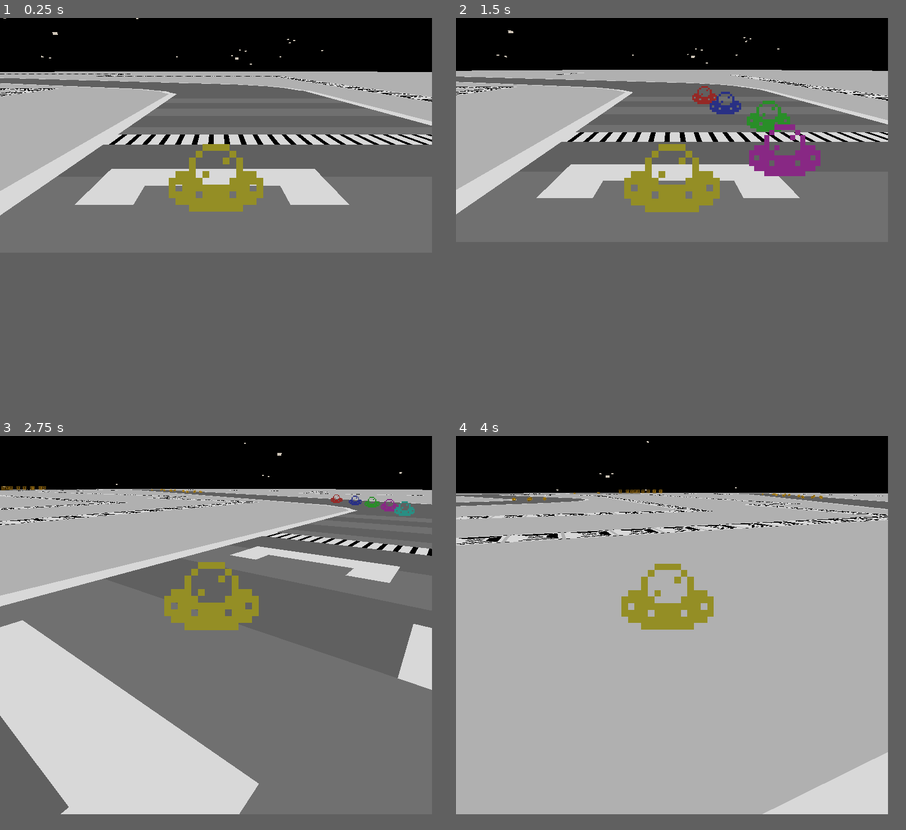
Above: before the commit, frames 1-4 (two rows, left to right).
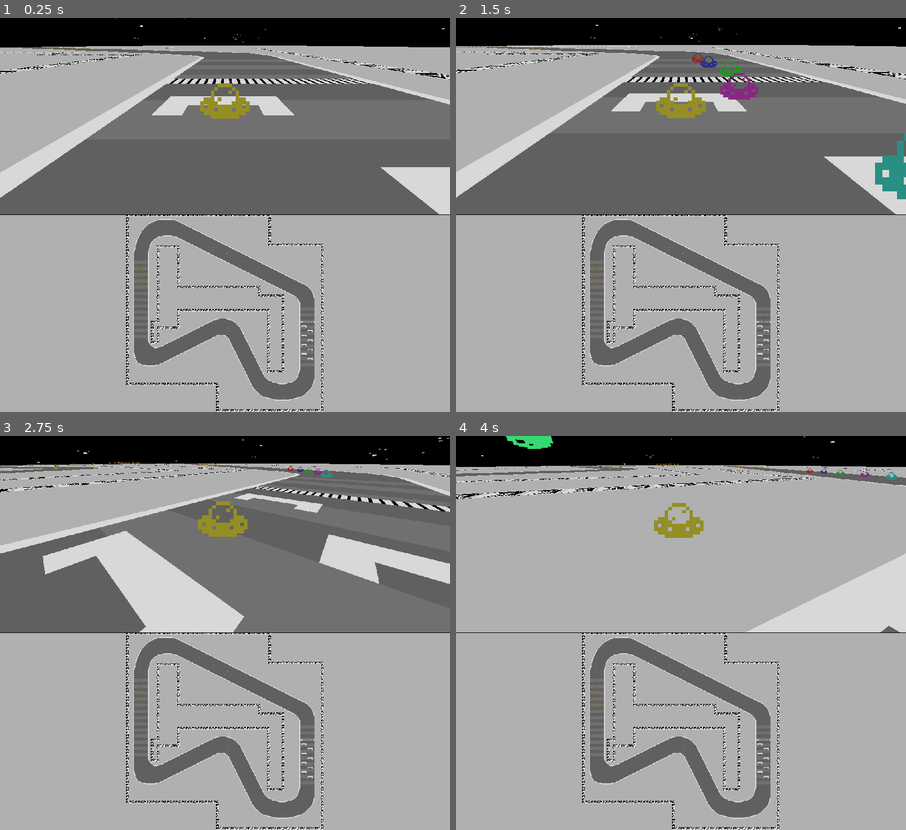
Above: after the commit, the same moments.

Repository: puzzud/MizJam1
Game: Godot game, scene res://Scenes/Game.tscn
Same seed, same stepped clock (60 frames per second), same inputs: the game is played once before the commit and once after it.
Inputs:
- Up to frame 1 (0.25 s): no input
- Up to frame 2 (1.5 s): hold D (game_turn_right) 0.53-1.28 s; hold S (game_brake) from 1.28 s (still down)
- Up to frame 3 (2.75 s): release S (game_brake) at 2.03 s; hold D (game_turn_right) from 2.03 s (still down)
- Up to frame 4 (4 s): release D (game_turn_right) at 2.78 s; hold Space (game_accelerate) 2.78-3.53 s; hold A (game_turn_left) from 3.53 s (still down)
In our replay, the window is 768x672 before the commit and 800x700 after it. These sizes can differ from the game's own. Grey fills any space a smaller window leaves; there, only what the larger window draws over its background counts as a difference.

The runs differ from the first frame. In frame 1, 63% of the frame differs, in the area x 0-100%, y 0-100%; in frame 2, 64%; in frame 3, 66%; in frame 4, 25%.

Commit message:
Added split screen.

Diff:
--- a/Project/Scenes/Game.tscn
+++ b/Project/Scenes/Game.tscn
@@ -12,19 +12,6 @@
 __meta__ = {
 "_edit_lock_": true
 }
-
-[node name="TopCamera" type="Camera" parent="."]
-transform = Transform( 1, 0, 0, 0, -4.37114e-08, 1, 0, -1, -4.37114e-08, 0.0543633, 90.6568, 0.00218773 )
-current = true
-
-[node name="Camera" type="Camera" parent="."]
-transform = Transform( 0.999936, -0.00301203, 0.0108995, 0, 0.963873, 0.266362, -0.011308, -0.266345, 0.963811, 53.5164, 1.55599, 29.0126 )
-current = true
-script = ExtResource( 5 )
-__meta__ = {
-"_edit_lock_": true
-}
-targetNodePath = NodePath("../Karts/Kart1")
 
 [node name="Track" parent="." instance=ExtResource( 1 )]
 
@@ -88,6 +75,52 @@
 [node name="Controller" type="Node" parent="Karts/Kart6"]
 script = ExtResource( 6 )
 trackNodePath = NodePath("../../../Track")
+
+[node name="Viewports" type="VBoxContainer" parent="."]
+anchor_right = 1.0
+anchor_bottom = 1.0
+custom_constants/separation = 1
+alignment = 1
+__meta__ = {
+"_edit_use_anchors_": false
+}
+
+[node name="ViewportContainerTop" type="ViewportContainer" parent="Viewports"]
+margin_right = 1024.0
+margin_bottom = 447.0
+size_flags_vertical = 3
+stretch = true
+
+[node name="ViewportTop" type="Viewport" parent="Viewports/ViewportContainerTop"]
+size = Vector2( 1024, 447 )
+
+[node name="Camera" type="Camera" parent="Viewports/ViewportContainerTop/ViewportTop"]
+transform = Transform( 0.999936, -0.00301202, 0.0108995, 0, 0.963873, 0.266362, -0.011308, -0.266345, 0.963811, 53.5164, 1.55599, 29.0126 )
+current = true
+script = ExtResource( 5 )
+__meta__ = {
+"_edit_lock_": true
+}
+targetNodePath = NodePath("../../../../Karts/Kart1")
+
+[node name="ViewportContainerBottom" type="ViewportContainer" parent="Viewports"]
+margin_top = 448.0
+margin_right = 1024.0
+margin_bottom = 896.0
+size_flags_vertical = 3
+stretch = true
+
+[node name="ViewportBottom" type="Viewport" parent="Viewports/ViewportContainerBottom"]
+size = Vector2( 1024, 448 )
+
+[node name="TopCamera" type="Camera" parent="Viewports/ViewportContainerBottom/ViewportBottom"]
+transform = Transform( 1, 0, 0, 0, -4.37114e-08, 1, 0, -1, -4.37114e-08, 0.0543633, 90.6568, 0.00218773 )
+current = true
+
+[node name="BirdsEyeCamera" type="Camera" parent="Viewports/ViewportContainerBottom/ViewportBottom"]
+transform = Transform( 1, 1.00064e-06, -4.97715e-07, 0, 0.445348, 0.895358, 1.11759e-06, -0.895358, 0.445348, 0, 95, 62 )
+fov = 56.7
+far = 150.0
 [connection signal="kartCrossedFinishLine" from="Track" to="." method="onTrackKartCrossedFinishLine"]
 
 [editable path="Karts/Kart1"]
--- a/Project/project.godot
+++ b/Project/project.godot
@@ -74,10 +74,9 @@
 
 [display]
 
-window/size/width=256
-window/size/height=224
-window/size/test_width=512
-window/size/test_height=448
+window/size/height=896
+window/size/test_width=1024
+window/size/test_height=896
 window/stretch/mode="2d"
 window/stretch/aspect="keep"
 
